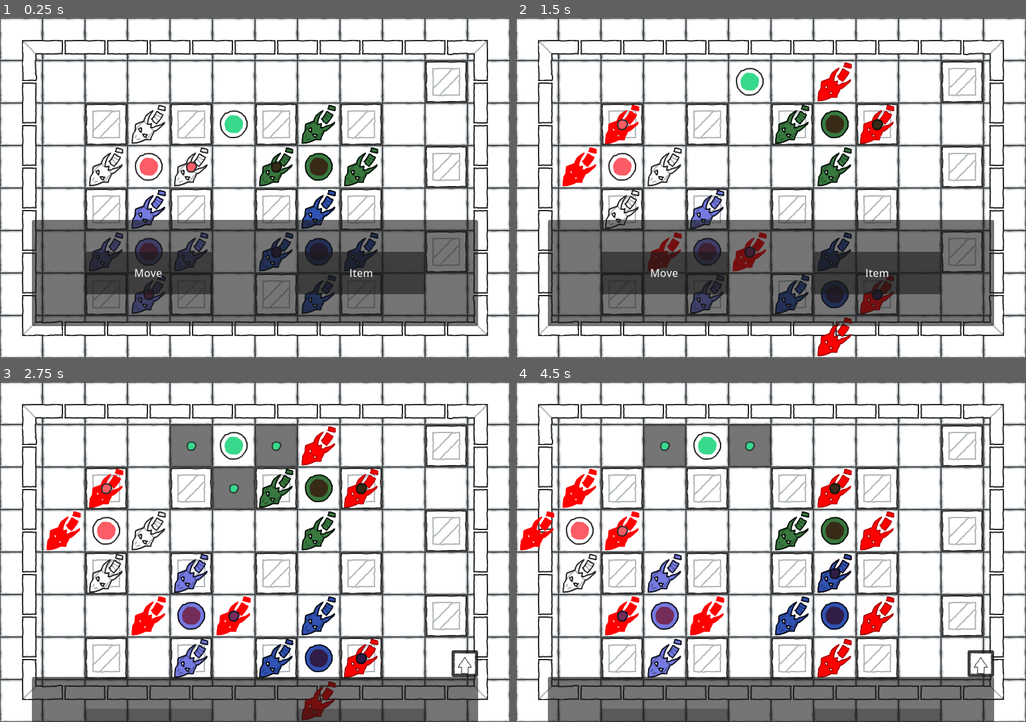
Above: before the commit, frames 1-4 (two rows, left to right).
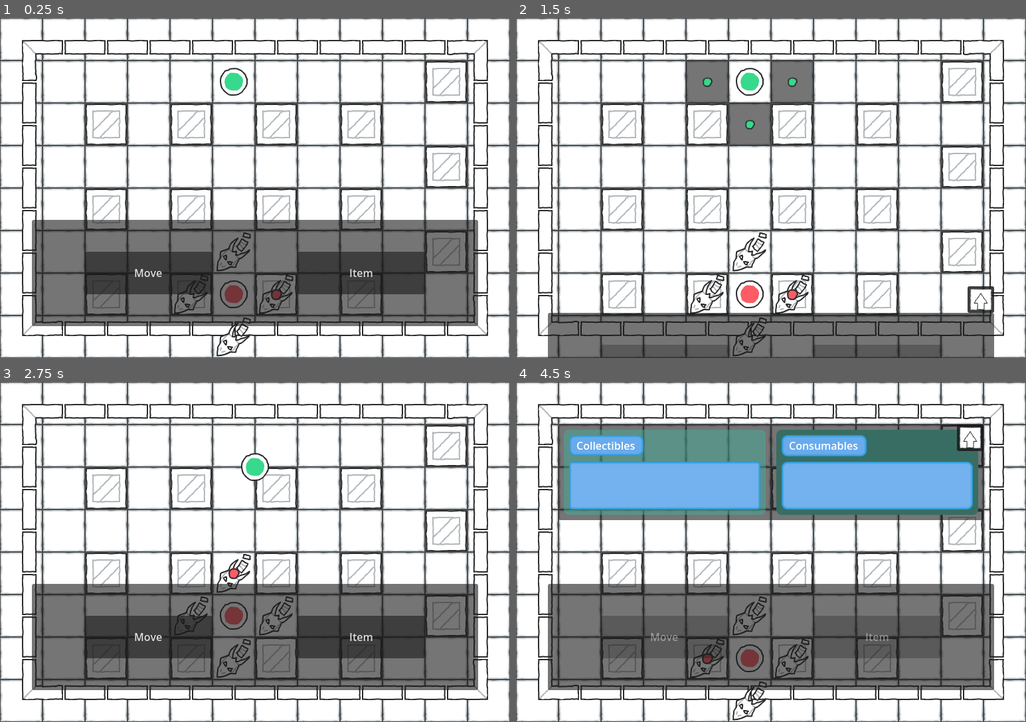
Above: after the commit, the same moments.

Repository: MagicOwl-Games/programmatura-definitive
Game: Godot game, scene res://Root.tscn
Two runs of this game, one before a commit and one after it. Both use one fixed random seed, a clock stepped at 60 frames per second and the inputs below.
Inputs (mouse positions are in pixels of both pictures, inside the frame that each line leads up to; where the layout moved, square brackets give the same spot in the first picture):
- Up to frame 1 (0.25 s): no input
- Up to frame 2 (1.5 s): click "Move" at 0.5 s; click (750, 82) at 1.27 s
- Up to frame 3 (2.75 s): click (234, 487) [147, 637] at 2 s
- Up to frame 4 (4.5 s): click (663, 637) [709, 446] at 2.75 s; click (811, 467) [663, 637] at 3.5 s; click (878, 637) at 4.25 s, where only the run after the commit has a clickable "Item"

The runs differ from the first frame. In frame 1, 7.4% of the frame differs, in the area x 17-75%, y 14-100%; in frame 2, 38%; in frame 3, 39%; in frame 4, 57%, in the area x 0-94%, y 12-100%.

Commit message:
fix: movement buttons detecting objects and appearing, but player is still moving to the wrong place

Diff:
--- a/scenes/Player.tscn
+++ b/scenes/Player.tscn
@@ -6,9 +6,6 @@
 
 [sub_resource type="RectangleShape2D" id="RectangleShape2D_x15ge"]
 size = Vector2(64, 64)
-
-[sub_resource type="RectangleShape2D" id="RectangleShape2D_k0akp"]
-size = Vector2(56, 55.999996)
 
 [node name="Player" type="CharacterBody2D" unique_id=1170735177]
 script = ExtResource("1_v6fml")
@@ -19,71 +16,75 @@
 [node name="CollisionShape2D" type="CollisionShape2D" parent="." unique_id=920496892]
 shape = SubResource("RectangleShape2D_x15ge")
 
-[node name="UpArea2D" type="Area2D" parent="." unique_id=1675468393]
-position = Vector2(0, -64)
+[node name="MovementArea" type="Node2D" parent="." unique_id=1014629769]
 
-[node name="UpButton" type="Button" parent="UpArea2D" unique_id=82150947]
-anchors_preset = 8
-anchor_left = 0.5
-anchor_top = 0.5
-anchor_right = 0.5
-anchor_bottom = 0.5
+[node name="UpRayCast2D" type="RayCast2D" parent="MovementArea" unique_id=1421488867]
+position = Vector2(0, -36)
+target_position = Vector2(0, -28)
+collide_with_areas = true
+
+[node name="DownRayCast2D" type="RayCast2D" parent="MovementArea" unique_id=1083460051]
+position = Vector2(0, 36)
+target_position = Vector2(0, 28)
+collide_with_areas = true
+
+[node name="LeftRayCast2D" type="RayCast2D" parent="MovementArea" unique_id=768486998]
+position = Vector2(-36, 0)
+target_position = Vector2(-28, 0)
+collide_with_areas = true
+
+[node name="RightRayCast2D" type="RayCast2D" parent="MovementArea" unique_id=1425524595]
+position = Vector2(36, 0)
+target_position = Vector2(28, 0)
+collide_with_areas = true
+
+[node name="UI" type="Control" parent="." unique_id=26633883]
+layout_mode = 3
+anchors_preset = 0
+offset_right = 40.0
+offset_bottom = 40.0
+
+[node name="UpButton" type="Button" parent="UI" unique_id=82150947]
+layout_mode = 0
 offset_left = -32.0
-offset_top = -32.0
+offset_top = -96.0
 offset_right = 32.0
-offset_bottom = 32.0
-grow_horizontal = 2
-grow_vertical = 2
+offset_bottom = -32.0
+pivot_offset = Vector2(32, 32)
 icon = ExtResource("3_3li8b")
 expand_icon = true
 
-[node name="CollisionShape2D" type="CollisionShape2D" parent="UpArea2D" unique_id=1019354266]
-shape = SubResource("RectangleShape2D_k0akp")
-
-[node name="DownArea2D" type="Area2D" parent="." unique_id=708208506]
-position = Vector2(0, 64)
-
-[node name="DownButton" type="Button" parent="DownArea2D" unique_id=1074500714]
+[node name="DownButton" type="Button" parent="UI" unique_id=1074500714]
+layout_mode = 0
 offset_left = -32.0
-offset_top = -32.0
+offset_top = 32.0
 offset_right = 32.0
-offset_bottom = 32.0
+offset_bottom = 96.0
+pivot_offset = Vector2(32, 32)
 icon = ExtResource("3_3li8b")
 expand_icon = true
 
-[node name="CollisionShape2D" type="CollisionShape2D" parent="DownArea2D" unique_id=1106467501]
-position = Vector2(-1.9073486e-06, 0)
-shape = SubResource("RectangleShape2D_k0akp")
-
-[node name="LeftArea2D" type="Area2D" parent="." unique_id=1521467940]
-position = Vector2(-64, 0)
-
-[node name="LeftButton" type="Button" parent="LeftArea2D" unique_id=1458803549]
-offset_left = -32.0
+[node name="LeftButton" type="Button" parent="UI" unique_id=1458803549]
+layout_mode = 0
+offset_left = -96.0
 offset_top = -32.0
-offset_right = 32.0
+offset_right = -32.0
 offset_bottom = 32.0
+pivot_offset = Vector2(32, 32)
 icon = ExtResource("3_3li8b")
 expand_icon = true
 
-[node name="CollisionShape2D" type="CollisionShape2D" parent="LeftArea2D" unique_id=688853507]
-shape = SubResource("RectangleShape2D_k0akp")
-
-[node name="RightArea2D" type="Area2D" parent="." unique_id=27624573]
-position = Vector2(64, 0)
-
-[node name="RightButton" type="Button" parent="RightArea2D" unique_id=2024607454]
-offset_left = -31.999998
+[node name="RightButton" type="Button" parent="UI" unique_id=2024607454]
+layout_mode = 0
+offset_left = 32.0
 offset_top = -32.0
-offset_right = 32.0
+offset_right = 96.0
 offset_bottom = 32.0
+pivot_offset = Vector2(32, 32)
 icon = ExtResource("3_3li8b")
 expand_icon = true
 
-[node name="CollisionShape2D" type="CollisionShape2D" parent="RightArea2D" unique_id=1977660698]
-shape = SubResource("RectangleShape2D_k0akp")
-
-[connection signal="pressed" from="UpArea2D/UpButton" to="." method="_on_move_button_pressed" binds= [NodePath("UpArea2D")]]
-[connection signal="pressed" from="DownArea2D/DownButton" to="." method="_on_move_button_pressed" binds= [NodePath("DownArea2D")]]
-[connection signal="pressed" from="LeftArea2D/LeftButton" to="." method="_on_move_button_pressed" binds= [NodePath("LeftArea2D")]]
-[connection signal="pressed" from="RightArea2D/RightButton" to="." method="_on_move_button_pressed" binds= [NodePath("RightArea2D")]]
+[connection signal="pressed" from="UI/UpButton" to="." method="_on_move_button_pressed" binds= [NodePath("UI/UpButton")]]
+[connection signal="pressed" from="UI/DownButton" to="." method="_on_move_button_pressed" binds= [NodePath("UI/DownButton")]]
+[connection signal="pressed" from="UI/LeftButton" to="." method="_on_move_button_pressed" binds= [NodePath("UI/LeftButton")]]
+[connection signal="pressed" from="UI/RightButton" to="." method="_on_move_button_pressed" binds= [NodePath("UI/RightButton")]]
--- a/scenes/stages/StageOne.tscn
+++ b/scenes/stages/StageOne.tscn
@@ -1610,28 +1610,28 @@
 tile_map_data = PackedByteArray("AAABAAEAAAASAAAAAAABAAIAAAASAAEAAAACAAEAAAATAAAAAAAVAAEAAAASAAEAAFAWAAIAAAATAAAAAFAWAA …(1008 unchanged characters)…
 tile_set = SubResource("TileSet_x15ge")
 
-[node name="UpperWall" type="Area2D" parent="Walls" unique_id=1305596259]
+[node name="UpperWall" type="StaticBody2D" parent="Walls" unique_id=137853725]
 position = Vector2(40, 40)
 
 [node name="CollisionShape2D" type="CollisionShape2D" parent="Walls/UpperWall" unique_id=863397647]
 position = Vector2(344, 0)
 shape = SubResource("RectangleShape2D_x15ge")
 
-[node name="RightWall" type="Area2D" parent="Walls" unique_id=140814010]
+[node name="RightWall" type="StaticBody2D" parent="Walls" unique_id=912538484]
 position = Vector2(720, 56)
 
 [node name="CollisionShape2D" type="CollisionShape2D" parent="Walls/RightWall" unique_id=1699053094]
 position = Vector2(0, 200)
 shape = SubResource("RectangleShape2D_k0akp")
 
-[node name="BottomWall" type="Area2D" parent="Walls" unique_id=244389277]
+[node name="BottomWall" type="StaticBody2D" parent="Walls" unique_id=1745058791]
 position = Vector2(40, 472)
 
 [node name="CollisionShape2D" type="CollisionShape2D" parent="Walls/BottomWall" unique_id=1422314073]
 position = Vector2(340, 0)
 shape = SubResource("RectangleShape2D_rtqtc")
 
-[node name="LeftWall" type="Area2D" parent="Walls" unique_id=92525324]
+[node name="LeftWall" type="StaticBody2D" parent="Walls" unique_id=111487196]
 
 [node name="CollisionShape2D" type="CollisionShape2D" parent="Walls/LeftWall" unique_id=1970380232]
 position = Vector2(40, 259)
@@ -1641,110 +1641,98 @@
 tile_map_data = PackedByteArray("AAAEAAQAAAAOAAIAAAAEAAUAAAAOAAMAAAAFAAQAAAAPAAIAAAAFAAUAAAAPAAMAAAAEAAgAAAAOAAIAAAAEAA …(880 unchanged characters)…
 tile_set = SubResource("TileSet_k0akp")
 
-[node name="Box1" type="Area2D" parent="Obstacles" unique_id=1557271816]
+[node name="Box1" type="StaticBody2D" parent="Obstacles" unique_id=1490842597]
 position = Vector2(160, 160)
 
 [node name="CollisionShape2D" type="CollisionShape2D" parent="Obstacles/Box1" unique_id=611865403]
 shape = SubResource("RectangleShape2D_bwxsa")
 
-[node name="Box2" type="Area2D" parent="Obstacles" unique_id=1922679253]
+[node name="Box2" type="StaticBody2D" parent="Obstacles" unique_id=735048697]
 position = Vector2(288, 160)
 
 [node name="CollisionShape2D" type="CollisionShape2D" parent="Obstacles/Box2" unique_id=1254928102]
 shape = SubResource("RectangleShape2D_bwxsa")
 
-[node name="Box3" type="Area2D" parent="Obstacles" unique_id=1029973708]
+[node name="Box3" type="StaticBody2D" parent="Obstacles" unique_id=1706665703]
 position = Vector2(416, 160)
 
 [node name="CollisionShape2D" type="CollisionShape2D" parent="Obstacles/Box3" unique_id=2097082079]
 shape = SubResource("RectangleShape2D_bwxsa")
 
-[node name="Box4" type="Area2D" parent="Obstacles" unique_id=464011205]
+[node name="Box4" type="StaticBody2D" parent="Obstacles" unique_id=28616591]
 position = Vector2(544, 160)
 
 [node name="CollisionShape2D" type="CollisionShape2D" parent="Obstacles/Box4" unique_id=821472958]
 shape = SubResource("RectangleShape2D_bwxsa")
 
-[node name="Box5" type="Area2D" parent="Obstacles" unique_id=1737288141]
+[node name="Box5" type="StaticBody2D" parent="Obstacles" unique_id=279088357]
 position = Vector2(672, 96)
 
 [node name="CollisionShape2D" type="CollisionShape2D" parent="Obstacles/Box5" unique_id=291745172]
 shape = SubResource("RectangleShape2D_bwxsa")
 
-[node name="Box6" type="Area2D" parent="Obstacles" unique_id=918512244]
+[node name="Box6" type="StaticBody2D" parent="Obstacles" unique_id=47509379]
 position = Vector2(160, 288)
 
 [node name="CollisionShape2D" type="CollisionShape2D" parent="Obstacles/Box6" unique_id=1202240345]
 shape = SubResource("RectangleShape2D_bwxsa")
 
-[node name="Box7" type="Area2D" parent="Obstacles" unique_id=1396070696]
+[node name="Box7" type="StaticBody2D" parent="Obstacles" unique_id=659464283]
 position = Vector2(288, 288)
 
 [node name="CollisionShape2D" type="CollisionShape2D" parent="Obstacles/Box7" unique_id=1183004133]
 shape = SubResource("RectangleShape2D_bwxsa")
 
-[node name="Box8" type="Area2D" parent="Obstacles" unique_id=1446307501]
+[node name="Box8" type="StaticBody2D" parent="Obstacles" unique_id=595523122]
 position = Vector2(416, 288)
 
 [node name="CollisionShape2D" type="CollisionShape2D" parent="Obstacles/Box8" unique_id=520168407]
 shape = SubResource("RectangleShape2D_bwxsa")
 
-[node name="Box9" type="Area2D" parent="Obstacles" unique_id=1873586799]
+[node name="Box9" type="StaticBody2D" parent="Obstacles" unique_id=645507356]
 position = Vector2(544, 288)
 
 [node name="CollisionShape2D" type="CollisionShape2D" parent="Obstacles/Box9" unique_id=988956329]
 shape = SubResource("RectangleShape2D_bwxsa")
 
-[node name="Box10" type="Area2D" parent="Obstacles" unique_id=371565890]
+[node name="Box10" type="StaticBody2D" parent="Obstacles" unique_id=336227133]
 position = Vector2(672, 224)
 
 [node name="CollisionShape2D" type="CollisionShape2D" parent="Obstacles/Box10" unique_id=35686133]
 shape = SubResource("RectangleShape2D_bwxsa")
 
-[node name="Box11" type="Area2D" parent="Obstacles" unique_id=827779286]
+[node name="Box11" type="StaticBody2D" parent="Obstacles" unique_id=2048857501]
 position = Vector2(160, 416)
 
 [node name="CollisionShape2D" type="CollisionShape2D" parent="Obstacles/Box11" unique_id=881824726]
 shape = SubResource("RectangleShape2D_bwxsa")
 
-[node name="Box12" type="Area2D" parent="Obstacles" unique_id=1445269418]
+[node name="Box12" type="StaticBody2D" parent="Obstacles" unique_id=475772394]
 position = Vector2(288, 416)
 
 [node name="CollisionShape2D" type="CollisionShape2D" parent="Obstacles/Box12" unique_id=278336742]
 shape = SubResource("RectangleShape2D_bwxsa")
 
-[node name="Box13" type="Area2D" parent="Obstacles" unique_id=1481840155]
+[node name="Box13" type="StaticBody2D" parent="Obstacles" unique_id=1937277192]
 position = Vector2(416, 416)
 
 [node name="CollisionShape2D" type="CollisionShape2D" parent="Obstacles/Box13" unique_id=758562558]
 shape = SubResource("RectangleShape2D_bwxsa")
 
-[node name="Box14" type="Area2D" parent="Obstacles" unique_id=2036244079]
+[node name="Box14" type="StaticBody2D" parent="Obstacles" unique_id=1018032178]
 position = Vector2(544, 416)
 
 [node name="CollisionShape2D" type="CollisionShape2D" parent="Obstacles/Box14" unique_id=1728064257]
 shape = SubResource("RectangleShape2D_bwxsa")
 
-[node name="Box15" type="Area2D" parent="Obstacles" unique_id=606980217]
+[node name="Box15" type="StaticBody2D" parent="Obstacles" unique_id=1368642559]
 position = Vector2(672, 352)
 
 [node name="CollisionShape2D" type="CollisionShape2D" parent="Obstacles/Box15" unique_id=386427532]
 shape = SubResource("RectangleShape2D_bwxsa")
 
 [node name="Player" parent="." unique_id=1170735177 instance=ExtResource("2_sxmrw")]
-position = Vector2(352, 160)
+position = Vector2(352, 96)
 
 [node name="Enemy" parent="." unique_id=1794450006 instance=ExtResource("3_fceun")]
-position = Vector2(224, 224)
-
-[node name="Enemy2" parent="." unique_id=254112764 instance=ExtResource("3_fceun")]
-modulate = Color(0.45882353, 0.47843137, 0.88235295, 1)
-position = Vector2(224, 352)
-
-[node name="Enemy3" parent="." unique_id=568634826 instance=ExtResource("3_fceun")]
-modulate = Color(0.21987173, 0.46917158, 0.24234155, 1)
-position = Vector2(480, 224)
-
-[node name="Enemy4" parent="." unique_id=291117496 instance=ExtResource("3_fceun")]
-modulate = Color(0.18947732, 0.31960583, 0.6978603, 1)
-position = Vector2(480, 352)
+position = Vector2(352, 416)
--- a/scripts/enemy.gd
+++ b/scripts/enemy.gd
@@ -20,10 +20,13 @@
 @onready var movement_area: Node2D = $MovementArea;
 @onready var detection_area: Node2D = $DetectionArea;
 
+# FIX: still can't type it properly, try to figure out a way of defining its value
+#without using get_children().
 var collision_areas: Array;
 
 # Called when the node enters the scene tree for the first time.
 func _ready() -> void:
+	# FIX: WOW!!! SUCH GOOD CODE MUCH WOW
 	collision_areas = movement_area.get_children();
 	detection_area.hide();
 	init_detection_area();
@@ -39,7 +42,8 @@
 	for area in collision_areas:
 		#print("area is area2D: %s" % area is Area2D);
 		#print("area is overlapping_areas: %s" % area.has_overlapping_areas());
-		if area is Area2D and not area.has_overlapping_areas():
+		# FIX: be more specific about the bodies
+		if not area.has_overlapping_bodies():
 			#print("area info: %s" % area.name);
 			free_areas.append(area);
 
@@ -52,7 +56,6 @@
 		return;
 
 	var free_random: Area2D = free_areas.pick_random();
-	print("%s before detection handling %s" % [self.name, self.position]);
 	self.position += free_random.position;
 	handle_detection_area();
 	#detection_area.position = free_random.position;
@@ -60,11 +63,10 @@
 	#TurnManager.is_moving_enemies_signal.emit(false);
 
 func handle_detection_area() -> void:
-	print("%s after detection handling %s" % [self.name, self.position]);
 	var free_areas: Array[Area2D] = [];
 
 	for area in collision_areas:
-		if area is Area2D and not area.has_overlapping_areas():
+		if not area.has_overlapping_bodies():
 			free_areas.append(area);
 
 	if free_areas.size() == 0:
@@ -75,8 +77,8 @@
 		detection_area.show();
 		return;
 
-	for area in free_areas:
-		area.modulate = Color(20, 0, 0);
+	#for area in free_areas:
+		#area.modulate = Color(20, 0, 0);
 
 	var free_random: Area2D = free_areas.pick_random();
 	detection_area.position = free_random.position;
@@ -86,7 +88,8 @@
 	var free_areas: Array[Area2D] =  [];
 
 	for area in collision_areas:
-		if area is Area2D and not area.has_overlapping_areas():
+		# FIX: be more specific
+		if not area.has_overlapping_bodies():
 			free_areas.append(area);
 
 	if free_areas.size() == 0:
--- a/scripts/player.gd
+++ b/scripts/player.gd
@@ -1,14 +1,26 @@
 class_name Player
 extends Character;
+
+# RAYCASTS
+@onready var up_raycast: RayCast2D = $MovementArea/UpRayCast2D;
+@onready var down_raycast: RayCast2D = $MovementArea/DownRayCast2D;
+@onready var left_raycast: RayCast2D = $MovementArea/LeftRayCast2D;
+@onready var right_raycast: RayCast2D = $MovementArea/RightRayCast2D;
+
+# MOVE BUTTONS
+@onready var up_button: Button = $UI/UpButton;
+@onready var down_button: Button = $UI/DownButton;
+@onready var left_button: Button = $UI/LeftButton;
+@onready var right_button: Button = $UI/RightButton;
 
 # TODO:
 # - the player can get power ups from items, such as double turn or a bigger
 #range of movement for a few turns
 # - some items will affect the enemies and the stage
-
 var collectibles: Array[Item];
 var consumables: Array[Item];
-var collision_free_areas: Array[Area2D];
+var collision_areas: Array[Area2D];
+
 
 # TODO: is it gonna be initialized with "new()" somewhere? who knows
 func _init(
@@ -23,10 +35,16 @@
 
 func _ready() -> void:
 	TurnManager.is_moving_player_signal.connect(_on_player_handle_is_moving_player_signal);
-	for child in self.get_children():
-		if child is Area2D:
-			child.visible = false;
-			collision_free_areas.append(child);
+
+	up_button.visible = false;
+	down_button.visible = false;
+	left_button.visible = false;
+	right_button.visible = false;
+
+	#for child in self.get_children():
+		#if child is Area2D:
+			##child.hide();
+			#collision_areas.append(child);
 
 
 func _on_player_handle_is_moving_player_signal(is_moving: bool) -> void:
@@ -34,13 +52,36 @@
 	handle_player_collision_check(is_moving);
 
 func _on_move_button_pressed(node_path: String) -> void:
-	var button: Area2D = get_node(node_path);
-	var position_to_move: Vector2 = button.position;
+	var button: Button = get_node(node_path);
+	var position_to_move: Vector2 = button.pivot_offset;
 	position += position_to_move;
 	TurnManager.is_moving_enemies_signal.emit();
 	TurnManager.is_moving_player_signal.emit(false);
 
 func handle_player_collision_check(is_moving: bool) -> void:
-	for area in collision_free_areas:
-		if not area.has_overlapping_areas() and not area.has_overlapping_bodies():
-			area.visible = is_moving;
+	if is_moving:
+		up_raycast.force_raycast_update();
+		down_raycast.force_raycast_update();
+		left_raycast.force_raycast_update();
+		right_raycast.force_raycast_update();
+
+		# TODO: use tilesets' physics layer to try and check the collisions
+		#with raycast. for now staticbody2d seems to be working
+		print("up_raycast is colliding: %s" % up_raycast.is_colliding());
+		print("up_raycast collider: %s" % up_raycast.get_collider());
+		print("down_raycast is colliding: %s" % down_raycast.is_colliding());
+		print("down_raycast collider: %s" % down_raycast.get_collider());
+		print("left_raycast is colliding: %s" % left_raycast.is_colliding());
+		print("left_raycast collider: %s" % left_raycast.get_collider());
+		print("right_raycast is colliding: %s" % right_raycast.is_colliding());
+		print("right_raycast collider: %s" % right_raycast.get_collider());
+
+		up_button.visible = !up_raycast.is_colliding();
+		down_button.visible = !down_raycast.is_colliding();
+		left_button.visible = !left_raycast.is_colliding();
+		right_button.visible = !right_raycast.is_colliding();
+	else:
+		up_button.visible = false;
+		down_button.visible = false;
+		left_button.visible = false;
+		right_button.visible = false;
